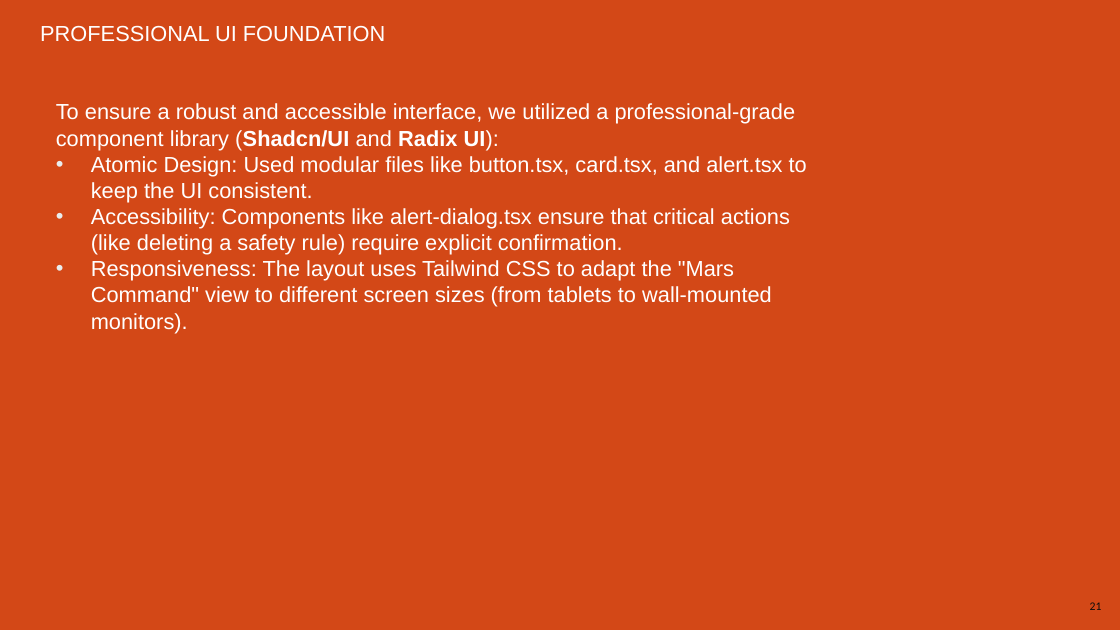
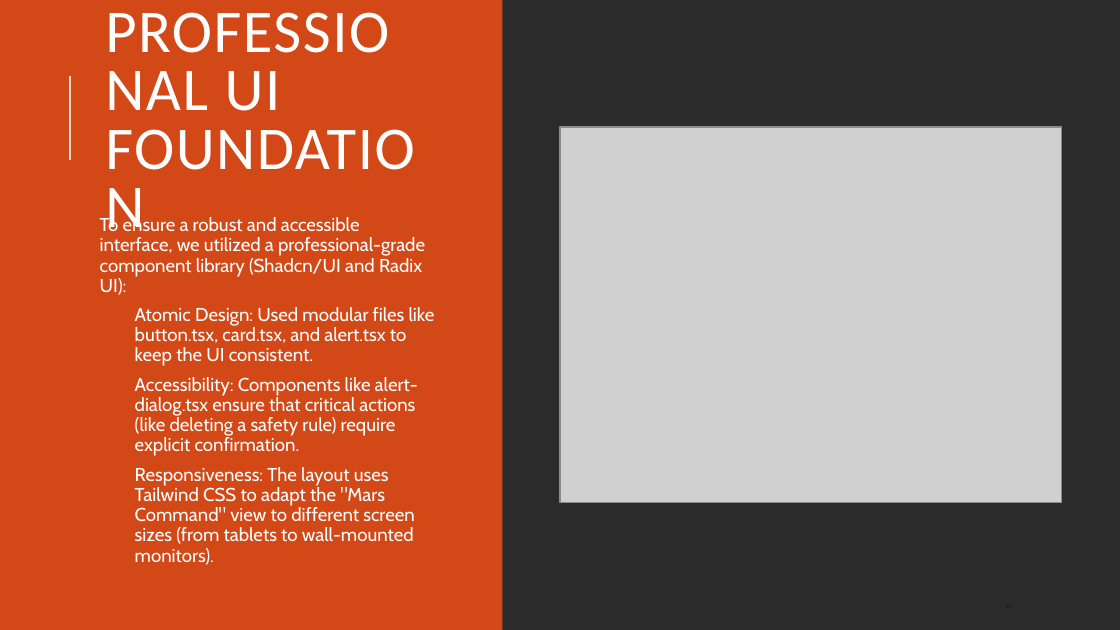
Before and after one commit to danrazin/2056165_ENIGMI, a slide deck: slide 21 of booklets/LAB.pptx. Drawn at 1120x630 pixels with LibreOffice and Linux fonts; fonts in the diff are those of the drawing; grey boxes stand for pictures; background and template pictures are left out; a plain dark background stands for a picture behind light text. Boxes give left, top, right and bottom in pixels: in the first picture for what was removed or moved away, otherwise in the second. Text is boxed around its words. In the diff, an @@ line names an element or a change of style, - is before the commit and + after.

```diff
--- a/booklets/LAB.pptx
+++ b/booklets/LAB.pptx
@@ background #D34817 to picture (left out) @@
@@ rectangle added at bbox=[0, 0, 503, 629], fill #D34817 @@
@@ text "PROFESSIONAL UI FOUNDATION": place and size @@
-text "PROFESSIONAL UI FOUNDATION" at bbox=[40, 25, 386, 42]
+text "PROFESSIONAL UI FOUNDATION" at bbox=[249, 237, 425, 275]
@@ text "PROFESSIONAL UI FOUNDATION" at bbox=[249, 237, 425, 275]: size 14 to 39 pt, font Arial to Calibri, letter spacing 0 to 1 pt; line spacing 1 to 0.8; more space between paragraphs; vertical alignment top to middle @@
@@ line removed from (69, 160) to (69, 76) @@
@@ line added from (69, 160) to (69, 76), #FAD9CD 1.5 pt @@
@@ picture added at bbox=[560, 127, 1061, 503] @@
@@ text "To ensure a robust and ...": place and size @@
-text "To ensure a robust and ..." at bbox=[56, 103, 807, 333]
+text "To ensure a robust and ..." at bbox=[100, 216, 435, 565]
@@ text "To ensure a robust and ..." at bbox=[100, 216, 435, 565]: size 14 to 12 pt, font Arial to Cabin; bold off in "(Shadcn/UI Radix UI):"; line spacing 1 to 0.9; more space between paragraphs; bullet colour #E9EDEE to #D34817 @@
@@ page number: place and size @@
-page number at bbox=[1090, 602, 1102, 610]
+page number at bbox=[996, 595, 1085, 620]
@@ page number at bbox=[996, 595, 1085, 620]: size 7.5 to 3 pt; alignment right to left; line spacing 1 to 0.8; more space between paragraphs @@
```
Also in this commit, not shown: 22 other slides changed, 3 slides added, 1 slide removed.
